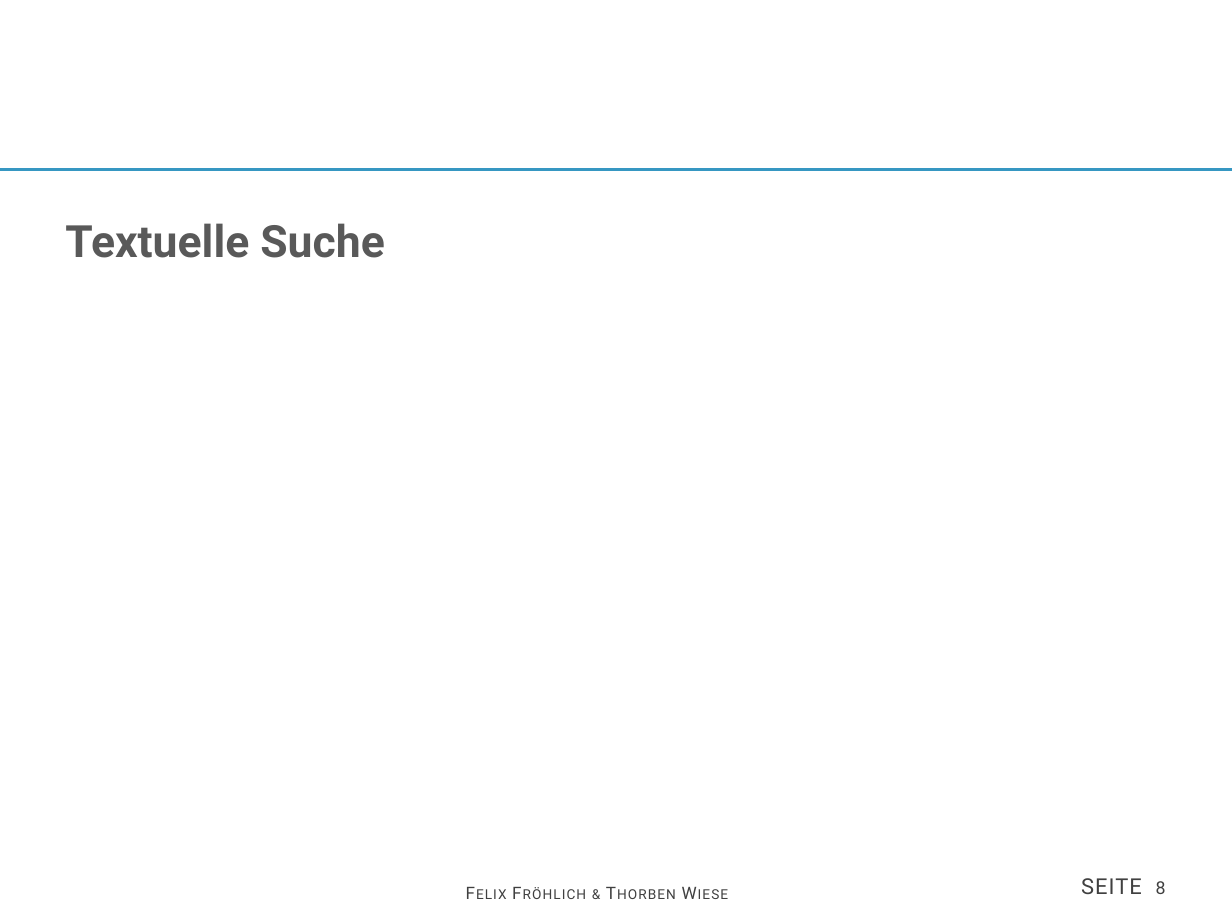
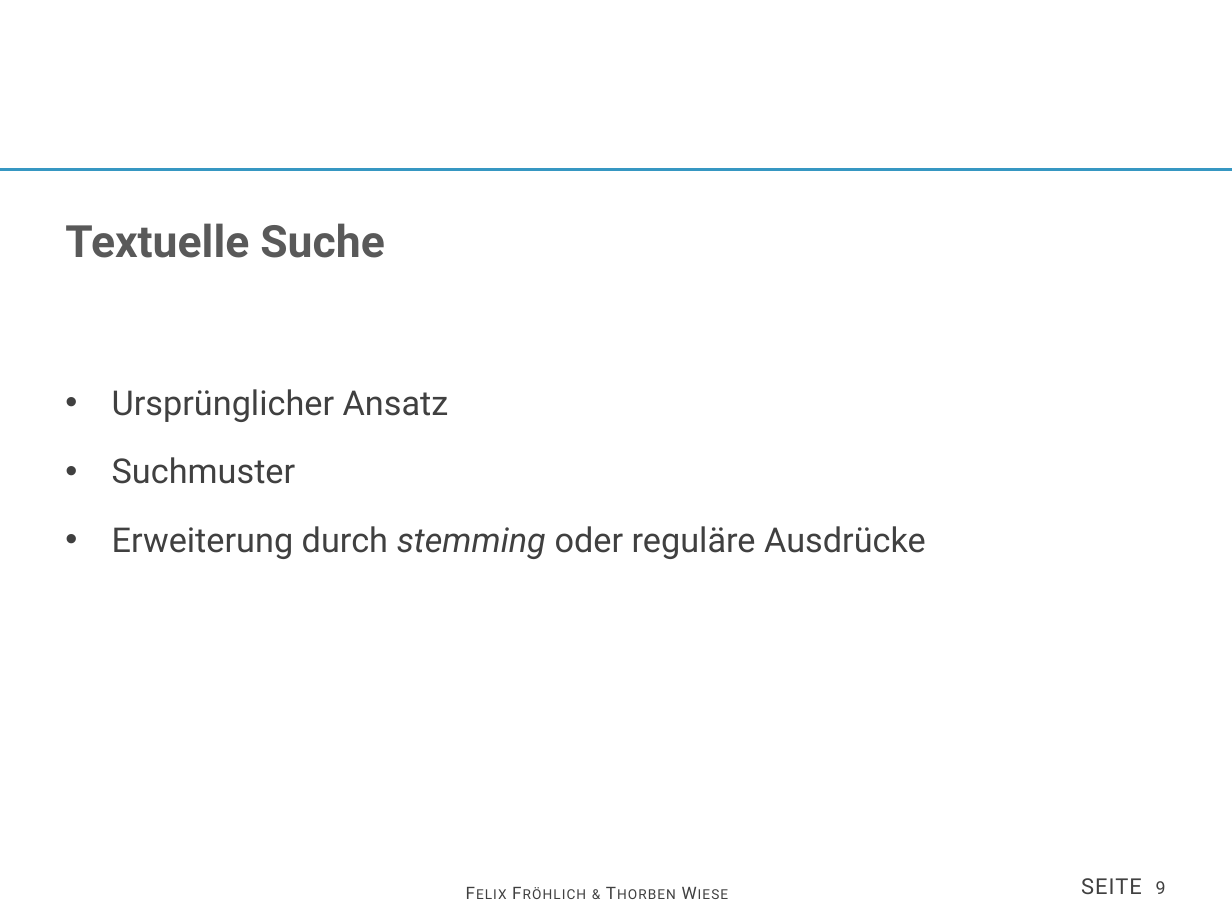
Before and after one commit to thorbenwiese/SRE, a slide deck: slide 9 of vortrag.pptx (slide 8 before the commit). Drawn at 1232x924 pixels with LibreOffice and Linux fonts; fonts in the diff are those of the drawing; background and template pictures are left out. Boxes give left, top, right and bottom in pixels: in the first picture for what was removed or moved away, otherwise in the second. Text is boxed around its words. In the diff, an @@ line names an element or a change of style, - is before the commit and + after.

```diff
--- a/vortrag.pptx
+++ b/vortrag.pptx
@@ text added at bbox=[112, 389, 926, 559], 20 pt, text #404040 @@
+• Ursprünglicher Ansatz
+• Suchmuster
+• Erweiterung durch stemming oder reguläre Ausdrücke
@@ page number at bbox=[1081, 878, 1166, 894]: text changed @@
-seite 8
+seite 9
```
Also in this commit, not shown: 2 other slides changed, 4 slides added, 3 slides removed, 2 other files.
